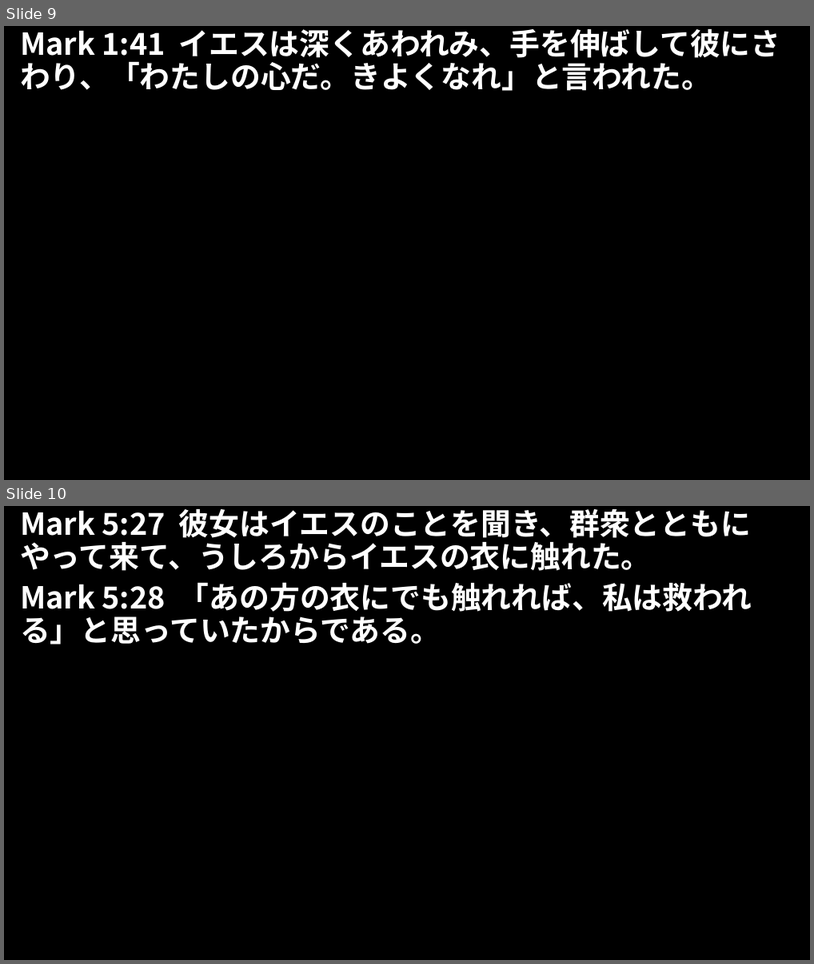
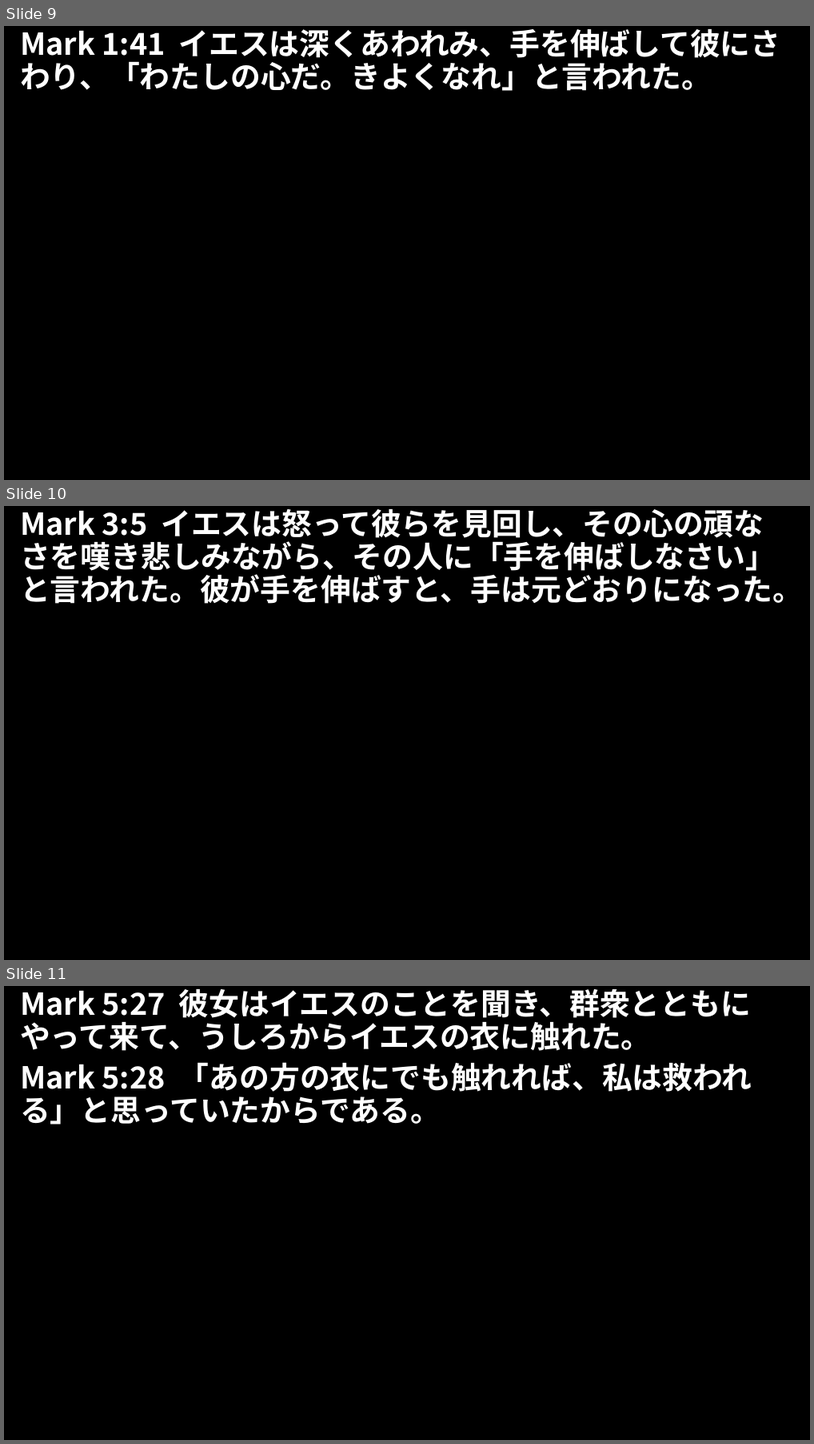
Before and after one commit to ynp97/ynp97git, a slide deck: 説教準備/20260830マルコ3-7-19 「十字架への道」.pptx. Shown one above the other, each under a label of ours: slides 9 and 10 before the commit, slides 9, 10 and 11 after it. The pictures are 814x964 and 814x1444 pixels, drawn with LibreOffice and Linux fonts; fonts in the diff are those of the drawing. Boxes give left, top, right and bottom in pixels: in the first picture for what was removed or moved away, otherwise in the second. Text is boxed around its words. In the diff, an @@ line names an element or a change of style, - is before the commit and + after.

Commit message:
vault backup: 2026-08-30 09:00:33

```diff
--- a/説教準備/20260830マルコ3-7-19 「十字架への道」.pptx
+++ b/説教準備/20260830マルコ3-7-19 「十字架への道」.pptx
@@ slide 10 added at (x1=4, y1=506, x2=810, y2=960), background #000000 @@
@@ text added at (x1=20, y1=509, x2=803, y2=604), 36 pt, text #FFFFFF, bold @@
+Mark 3:5 イエスは怒って彼らを見回し、その心の頑なさを嘆き悲しみながら、その人に「手を伸ばしなさい」と言われた。彼が手を伸ばすと、手は元どおりになった。
@@ what was slide 10 is now slide 11 @@
```
